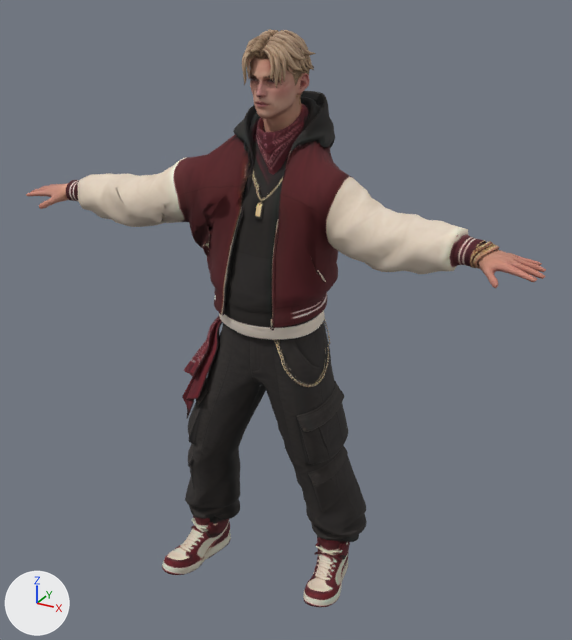
An edit to the glTF model assets/npcs/liam-drake.glb, drawn before and after from the same camera.
One viewpoint serves both versions: a 50 mm lens placed at (1.145, -1.948, 1.057), pointed at (0.026, 0.088, 0.039). Arrows for +X, +Y and +Z are at lower left; the lights stay in place. The first picture is the older version. Where no turn or scale is listed for an object, it has been applied to the vertices. Vertices at exactly the same position are counted once.

Names of what the first picture shows: 'liam-drake'.
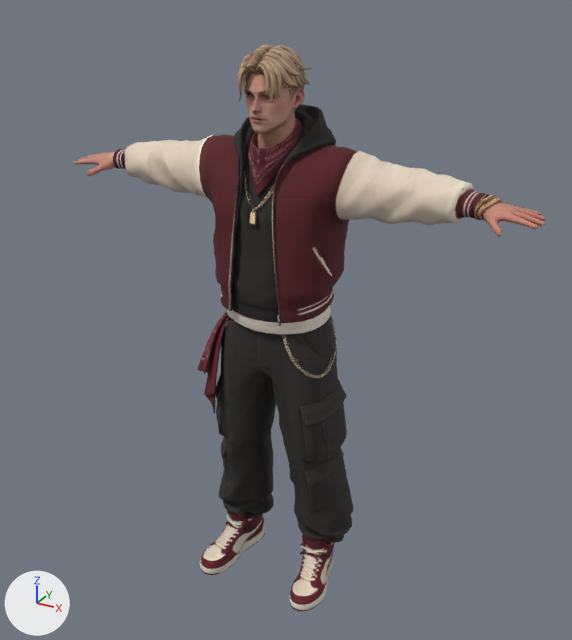
The edits, one by one:
me_liam_drake is used by ob_liam_drake; location (0.0, 0.0, 0.0).
me_liam_drake had 11663 vertices, 22749 faces and spanned x -0.83..0.83, y -0.22..0.32, z -0.93..0.91.
me_liam_drake now has 11663 vertices, 22749 faces and spans x -0.78..0.78, y -0.13..0.27, z -0.92..0.87.
me_liam_drake part 1: the loose piece of 313 vertices spanning x -0.34..-0.2, y -0.22..0.11, z -0.93..-0.74 is multiplied about its middle by the matrix ((1.003, 0.012, -0.017), (-0.002, 0.979, -0.065), (0.01, 0.118, 0.982)), then moved by (0.1, 0.08, 0.0).
me_liam_drake part 2: the loose piece of 78 vertices spanning x -0.31..-0.21, y -0.05..-0.03, z -0.83..-0.78 is moved by (0.1, 0.08, 0.0).
me_liam_drake part 3: the loose piece of 83 vertices spanning x -0.31..-0.21, y -0.06..-0.01, z -0.82..-0.78 is moved by (0.1, 0.08, 0.0).
me_liam_drake part 4: the loose piece of 36 vertices spanning x -0.02..0.01, y -0.03..-0.01, z 0.4..0.44 is moved by (0.0, -0.03, -0.01).
me_liam_drake part 5: the loose piece of 314 vertices spanning x 0.15..0.29, y -0.12..0.2, z -0.92..-0.73 is multiplied about its middle by the matrix ((1.003, -0.013, 0.021), (0.0, 0.982, -0.051), (-0.012, 0.106, 0.978)), then moved by (-0.05, -0.02, -0.01).
me_liam_drake part 6: the loose piece of 83 vertices spanning x 0.16..0.26, y 0.04..0.09, z -0.81..-0.77 is moved by (-0.05, -0.02, 0.0).
me_liam_drake part 7: the loose piece of 78 vertices spanning x 0.16..0.26, y 0.04..0.07, z -0.82..-0.77 is moved by (-0.05, -0.02, 0.0).
me_liam_drake part 8: the loose piece of 477 vertices spanning x 0.08..0.2, y -0.08..0.11, z -0.11..0.06 is scaled about its middle by (1, 1.01, 0.91), then moved by (0.0, 0.05, 0.0).
me_liam_drake part 9: 9782 of 11663 vertices moved; they spanned x -0.83..0.83, y -0.17..0.32, z -0.82..0.91 and now span x -0.78..0.78, y -0.07..0.27, z -0.82..0.87; mean shift (0.0, 0.04, 0.0); largest move (-0.67, -0.03, 0.41) -> (-0.62, 0.15, 0.48).
Other edits to the shape of me_liam_drake do not show in these pictures.

Pixel boxes [x1, y1, x2, y2] of what changed, in the pictures (572 x 640 px; the box of a moved part takes in the faces that stretch with it):
'liam-drake', reshaped (9% narrower): before [26, 29, 546, 607]; after [74, 44, 546, 611]
part 1 of me_liam_drake, moved or reshaped: before [162, 515, 231, 575]; after [200, 511, 265, 575]
part 2 of me_liam_drake, moved or reshaped: before [191, 525, 211, 530]; after [226, 521, 246, 526]
part 3 of me_liam_drake, moved or reshaped: before [191, 518, 210, 537]; after [226, 514, 245, 533]
part 4 of me_liam_drake, moved or reshaped: before [254, 204, 264, 220]; after [249, 212, 258, 227]
part 5 of me_liam_drake, moved or reshaped: before [303, 536, 350, 607]; after [289, 535, 335, 611]
part 6 of me_liam_drake, moved or reshaped: before [314, 550, 343, 555]; after [300, 549, 328, 554]
part 7 of me_liam_drake, moved or reshaped: before [315, 543, 341, 561]; after [300, 542, 326, 561]
part 8 of me_liam_drake, moved or reshaped: before [276, 322, 330, 387]; after [283, 317, 337, 378]
part 9 of me_liam_drake, moved or reshaped: before [26, 29, 546, 542]; after [74, 44, 546, 542]
